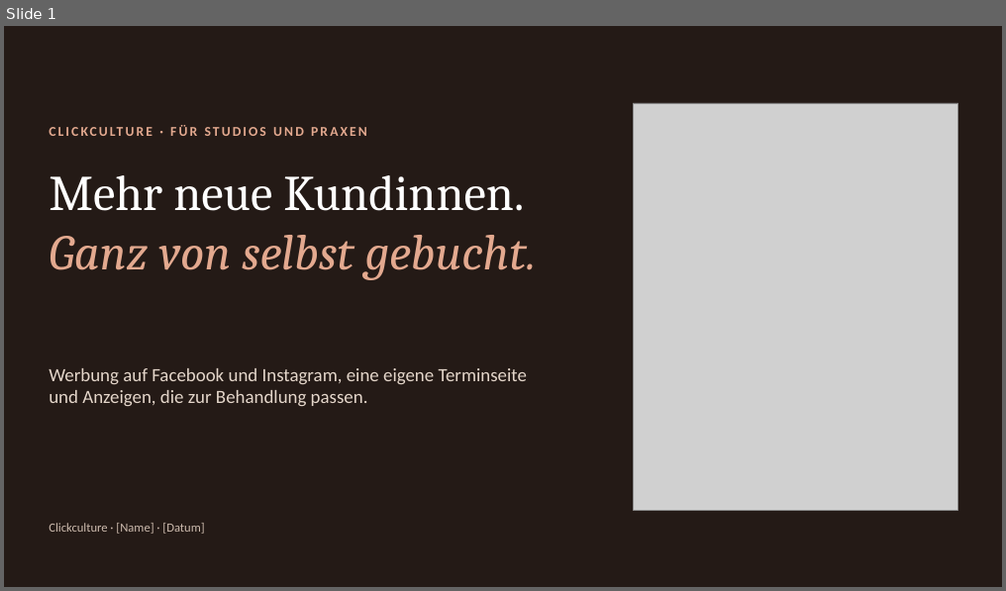
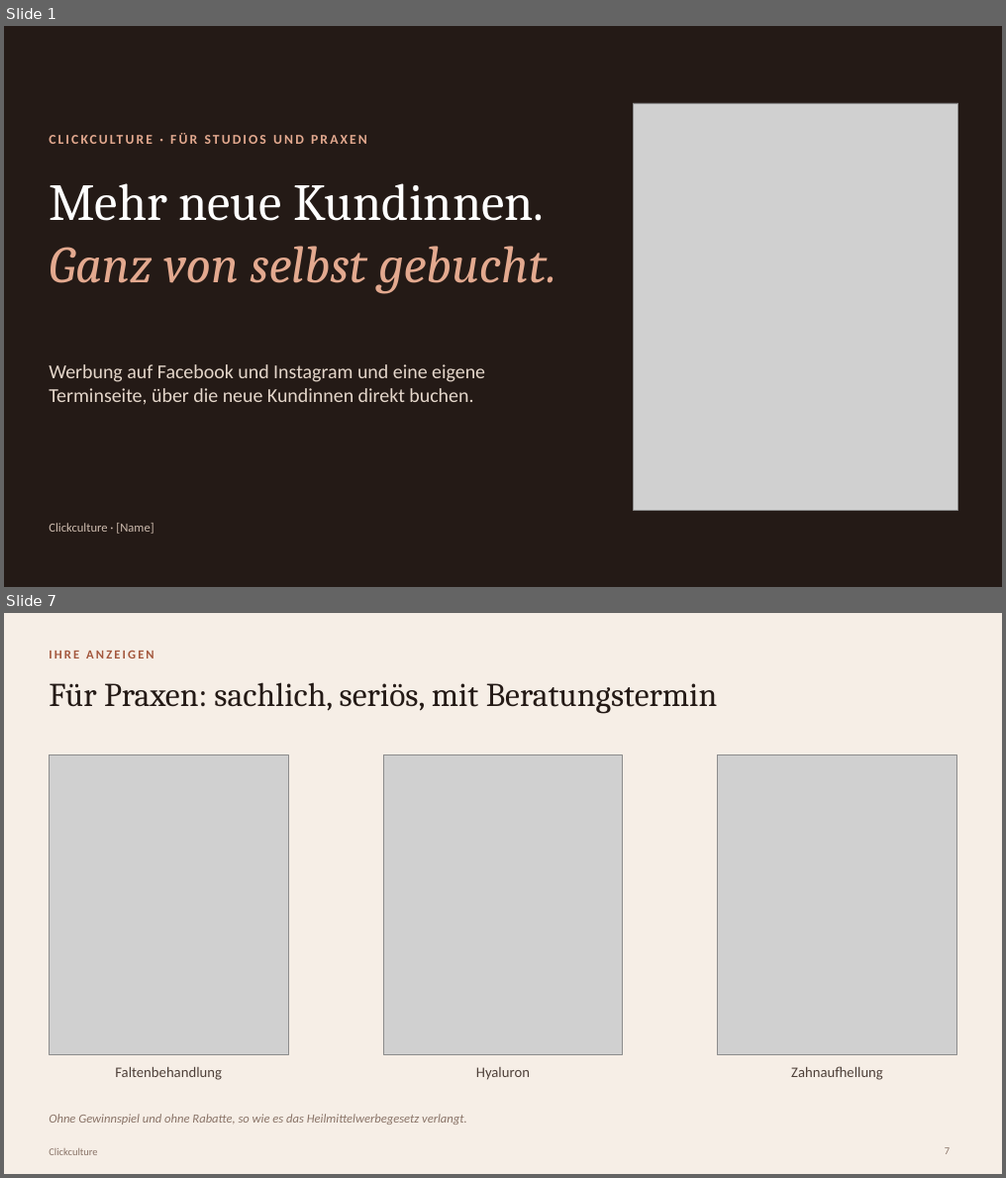
Before and after one commit to raphaelgeil652-lab/business, a slide deck: nischen/beauty/praesentation/Clickculture Beauty – Vorstellung.pptx. Shown one above the other, each under a label of ours: slide 1 before the commit, slides 1 and 7 after it; the slides between them are not shown. The pictures are 1006x591 and 1006x1178 pixels, drawn with LibreOffice and Linux fonts; fonts in the diff are those of the drawing; grey boxes stand for pictures. Boxes give left, top, right and bottom in pixels: in the first picture for what was removed or moved away, otherwise in the second. Text is boxed around its words. In the diff, an @@ line names an element or a change of style, - is before the commit and + after.

```diff
--- a/nischen/beauty/praesentation/Clickculture Beauty – Vorstellung.pptx
+++ b/nischen/beauty/praesentation/Clickculture Beauty – Vorstellung.pptx
@@ slide 7 added at [4, 613, 1002, 1174], background #F6EEE6 @@
@@ text added at [49, 650, 154, 659], 12 pt, text #A4583E, bold @@
+IHRE ANZEIGEN
@@ title added at [49, 682, 718, 714], 32 pt, text #241A16 @@
+Für Praxen: sachlich, seriös, mit Beratungstermin
@@ picture added at [49, 756, 288, 1055] @@
@@ picture added at [383, 756, 623, 1055] @@
@@ picture added at [718, 756, 957, 1055] @@
@@ text added at [115, 1067, 222, 1080], 14 pt, text #4E4039 @@
+Faltenbehandlung
@@ text added at [476, 1067, 530, 1080], 14 pt, text #4E4039 @@
+Hyaluron
@@ text added at [791, 1066, 883, 1080], 14 pt, text #4E4039 @@
+Zahnaufhellung
@@ text added at [49, 1114, 467, 1125], 12 pt, text #8A7468, italic @@
+Ohne Gewinnspiel und ohne Rabatte, so wie es das Heilmittelwerbegesetz verlangt.
@@ text added at [49, 1149, 97, 1156], 10 pt, text #8A7468 @@
+Clickculture
@@ page number added at [944, 1148, 949, 1155], 10 pt, text #8A7468 @@
+7
@@ slide 1 changed as well @@
@@ text "CLICKCULTURE · FÜR STUDIOS UND ...": place and size @@
-text "CLICKCULTURE · FÜR STUDIOS UND ..." at [49, 123, 573, 150]
+text "CLICKCULTURE · FÜR STUDIOS UND ..." at [49, 131, 573, 157]
@@ text "Mehr neue Kundinnen. Ganz von ...": place and size @@
-text "Mehr neue Kundinnen. Ganz von ..." at [49, 175, 537, 280]
+text "Mehr neue Kundinnen. Ganz von ..." at [49, 183, 556, 293]
@@ text "Mehr neue Kundinnen. Ganz von ..." at [49, 183, 556, 293]: size 48 to 50 pt @@
@@ text at [49, 365, 485, 405]: text changed; size 18 to 19 pt @@
-Werbung auf Facebook und Instagram, eine eigene Terminseite und Anzeigen, die zur Behandlung passen.
+Werbung auf Facebook und Instagram und eine eigene Terminseite, über die neue Kundinnen direkt buchen.
@@ text at [49, 523, 153, 534]: text changed @@
-Clickculture · [Name] · [Datum]
+Clickculture · [Name]
```
Also in this commit, not shown: 2 other slides changed, 8 other slides added, 13 slides removed.
